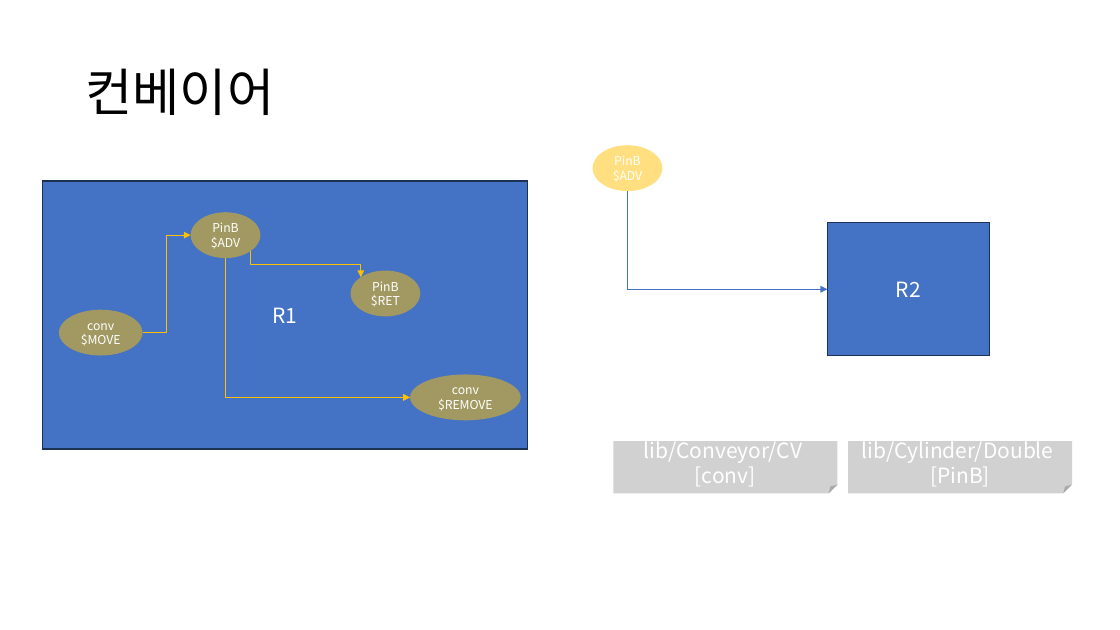
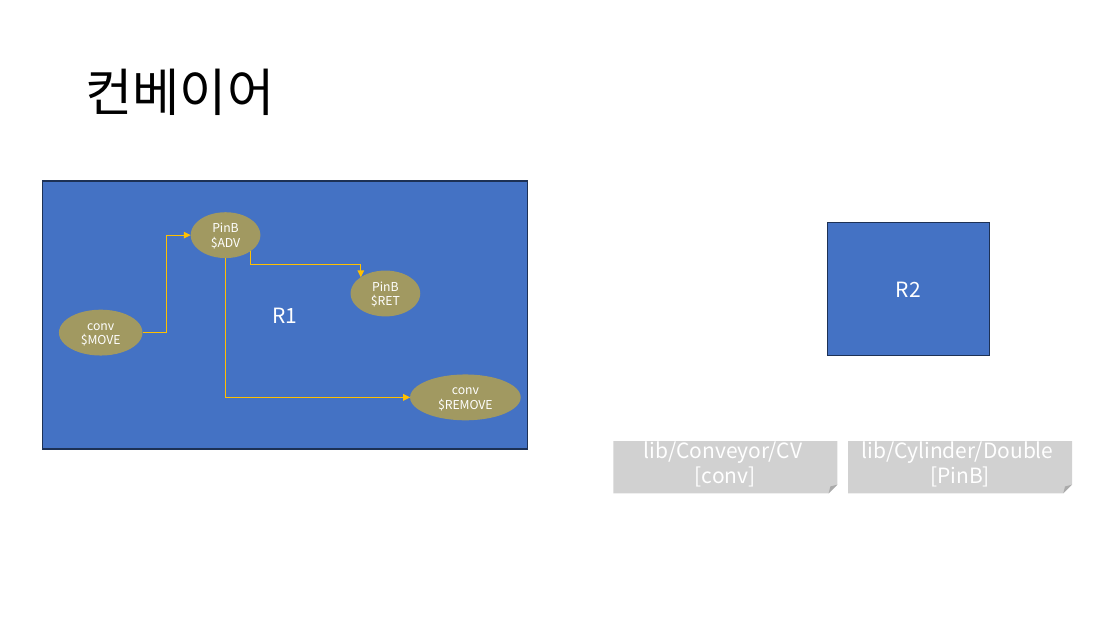
Before and after one commit to DualsoftDev/ds, a slide deck: slide 8 of DsDotNet/src/UnitTest/UnitTest.Model/ImportOfficeExample/Sample/s.pptx. Drawn at 1120x630 pixels with LibreOffice and Linux fonts; fonts in the diff are those of the drawing. Boxes give left, top, right and bottom in pixels: in the first picture for what was removed or moved away, otherwise in the second. Text is boxed around its words. In the diff, an @@ line names an element or a change of style, - is before the commit and + after.

```diff
--- a/DsDotNet/src/UnitTest/UnitTest.Model/ImportOfficeExample/Sample/s.pptx
+++ b/DsDotNet/src/UnitTest/UnitTest.Model/ImportOfficeExample/Sample/s.pptx
@@ ellipse removed at box(593, 145, 663, 192) @@
-PinB $ADV
@@ elbow arrow removed from (628, 191) to (828, 289) @@
```
Also in this commit, not shown: 1 other slide changed.
